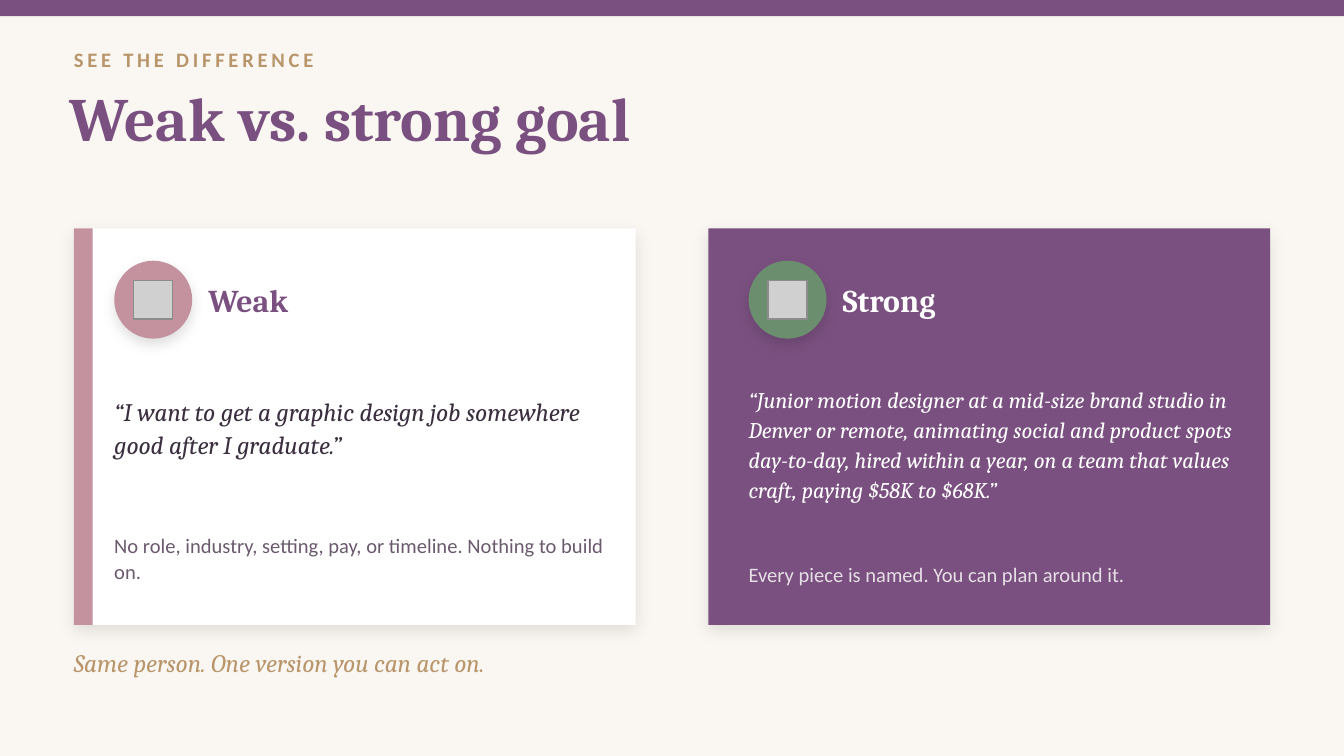
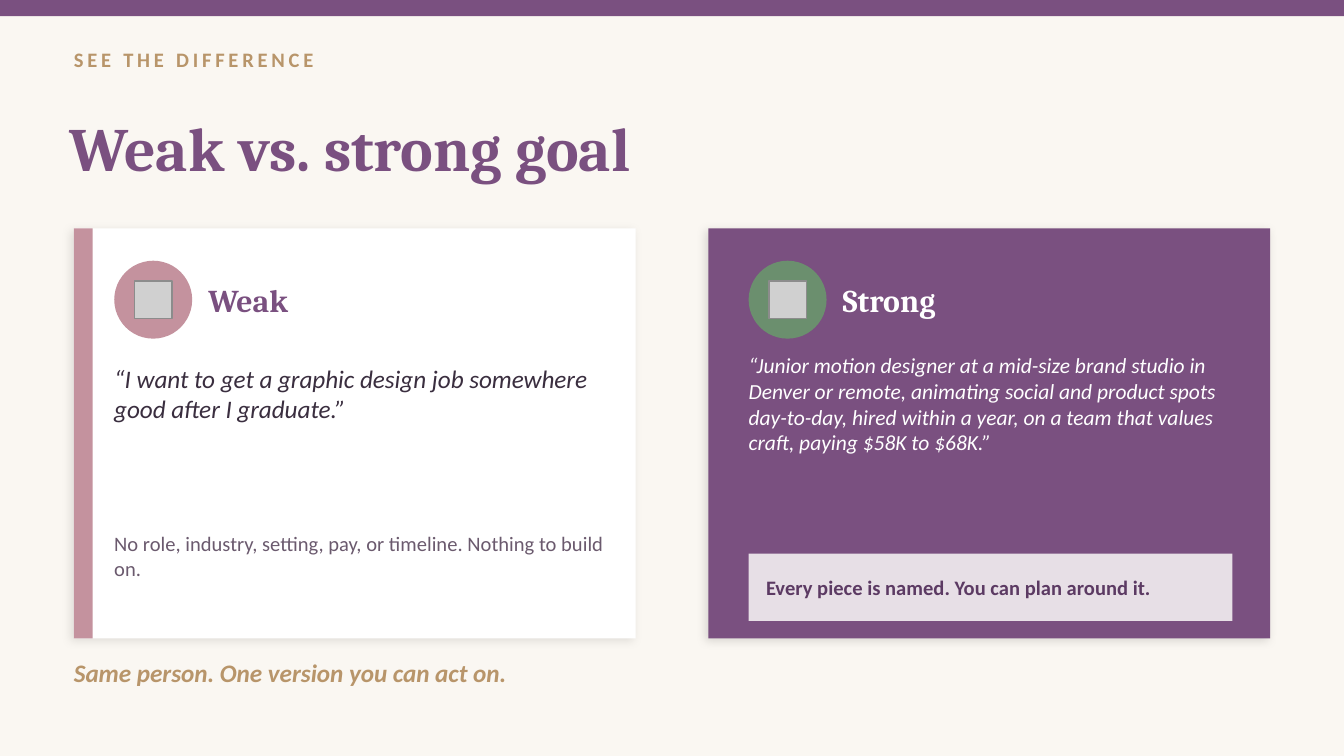
Before and after one commit to singletrackmom/singletrackmom.github.io, a slide deck: slide 4 of canvas/avc248/slides/week-04-goals-and-reach-job.pptx. Drawn at 1344x756 pixels with LibreOffice and Linux fonts; fonts in the diff are those of the drawing; grey boxes stand for pictures. Boxes give left, top, right and bottom in pixels: in the first picture for what was removed or moved away, otherwise in the second. Text is boxed around its words. In the diff, an @@ line names an element or a change of style, - is before the commit and + after.

```diff
--- a/canvas/avc248/slides/week-04-goals-and-reach-job.pptx
+++ b/canvas/avc248/slides/week-04-goals-and-reach-job.pptx
@@ text "Weak vs. strong goal" at [70,128,631,185]: line spacing 0.98 to 1; vertical alignment top to middle @@
@@ rectangle: place and size @@
-rectangle at [74,228,636,625]
+rectangle at [74,228,636,638]
@@ rectangle at [74,228,636,638]: shadow changed @@
@@ rectangle: place and size @@
-rectangle at [74,228,93,625]
+rectangle at [74,228,93,638]
@@ rectangle at [708,228,1270,638]: shadow changed @@
@@ rectangle: place and size @@
-rectangle at [708,228,1270,625]
+rectangle at [708,228,1270,638]
@@ ellipse at [114,261,192,339]: shadow off @@
@@ text "“Junior motion designer at a ..." at [749,357,1216,454]: size 12 to 11.5 pt, font Cambria to Calibri; line spacing 1.12 to 1; vertical alignment middle to top @@
@@ text "“I want to get a ..." at [114,370,587,423]: font Cambria to Calibri; line spacing 1.1 to 1; vertical alignment middle to top @@
@@ text "No role, industry, setting, pay, ..." at [114,536,603,576]: line spacing 1.05 to 1; vertical alignment middle to top @@
@@ rectangle added at [749,554,1232,621], fill #E7DFE6 @@
@@ text "Every piece is named. You ...": place and size @@
-text "Every piece is named. You ..." at [749,568,1124,586]
+text "Every piece is named. You ..." at [766,580,1151,598]
@@ text "Every piece is named. You ..." at [766,580,1151,598]: text colour #E7DFE6 to #5C3A63, bold on @@
@@ text "Same person. One version you ...": place and size @@
-text "Same person. One version you ..." at [74,655,484,678]
+text "Same person. One version you ..." at [74,664,506,686]
@@ text "Same person. One version you ..." at [74,664,506,686]: font Cambria to Calibri, bold on @@
```
Also in this commit, not shown: 6 other slides changed, 2 slides added, 1 slide removed, 33 other files.
